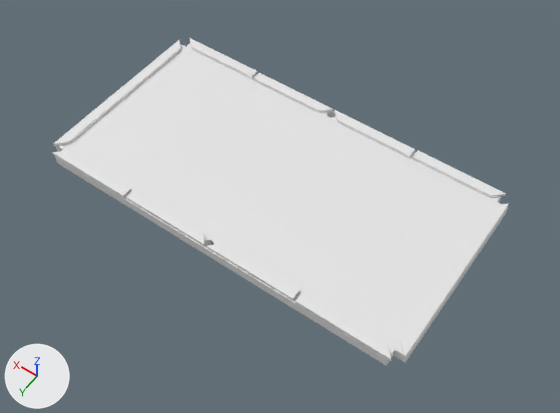
Renders of the FBX model Assets/Meshes/newTable.fbx from each side of a commit.
Both versions are drawn from a 50 mm camera at (-2.7, 3.69, 5.39) aimed at (-0.17, 0.15, -0.18). The lights are fixed; the arrows at lower left show +X, +Y and +Z. Where no turn or scale is listed for an object, it has been applied to the vertices.

Objects in the first picture: 'BottomCushion', 'Cube.001', 'Cube.002', 'PlayingArea', 'SideCornerCushion', 'SideCornerCushion.001'.
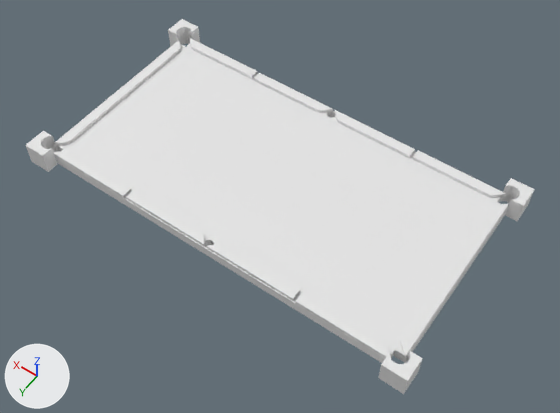
Commit message: New table with corner pots.

Changed parts and their boxes (x1, y1, x2, y2) in the pictures (560 x 413 px):
'CornerPot', added: after (25, 19, 535, 394)

Diff of the bpy script that builds the scene:
```diff
--- a/Assets/Meshes/newTable.fbx.py
+++ b/Assets/Meshes/newTable.fbx.py
@@ me_cube_011_1 @@
+me_cube_011_1.from_pydata(...)  # 192 vertices, 104 faces; spans x -3.91..0.11, y -2.12..0.11, z -0.11..0.11
@@ ob_cornerpot @@
+ob_cornerpot = bpy.data.objects.new('CornerPot', me_cube_011_1)
+ob_cornerpot.location = (1.897, 1.002, 0.0)
```
